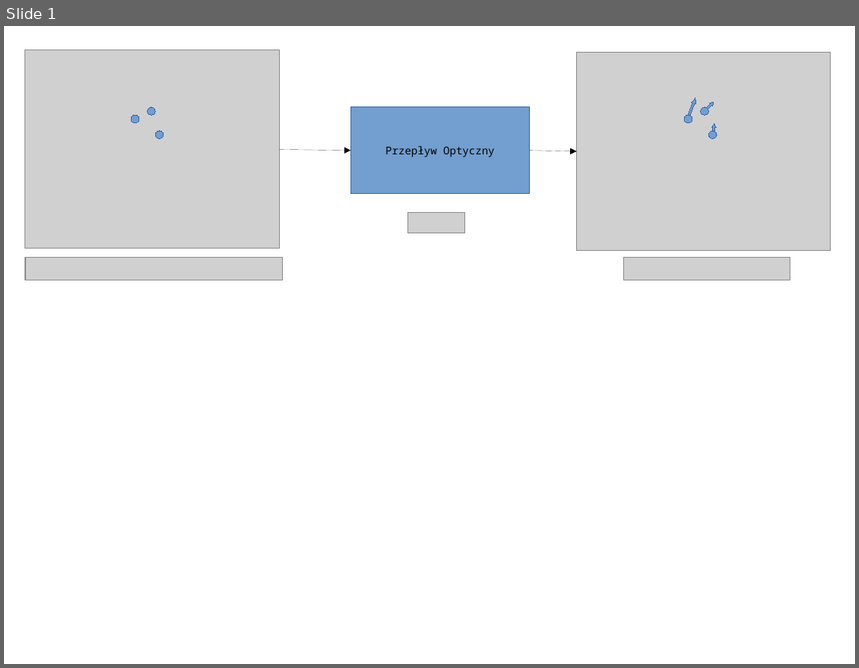
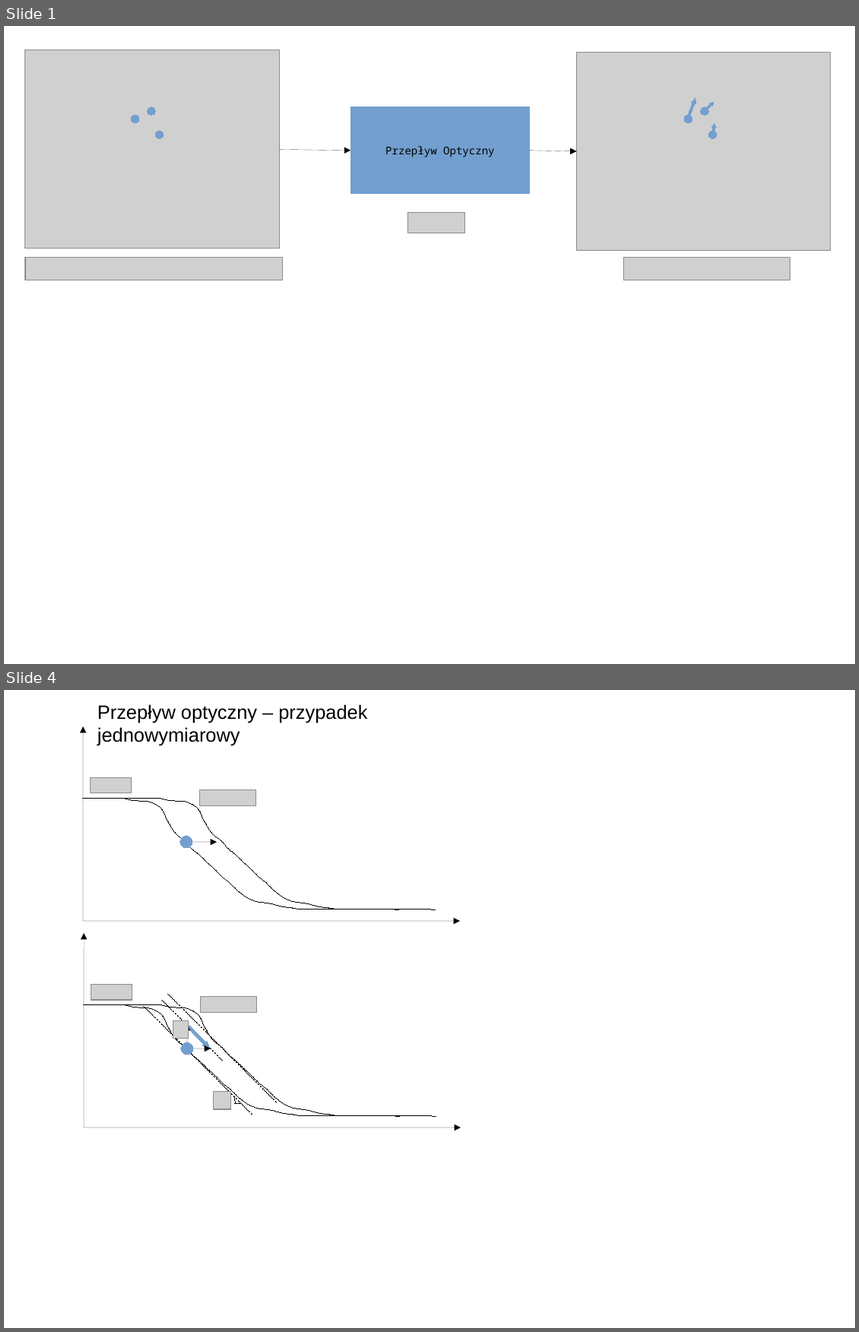
Before and after one commit to afronski/hand-feature-points-tracking, a slide deck: doc/original-pictures/Pictures.odp. Shown one above the other, each under a label of ours: slide 1 before the commit, slides 1 and 4 after it; the slides between them are not shown. The pictures are 859x668 and 859x1332 pixels, drawn with LibreOffice and Linux fonts; fonts in the diff are those of the drawing; grey boxes stand for pictures; background and template pictures are left out. Boxes give left, top, right and bottom in pixels: in the first picture for what was removed or moved away, otherwise in the second. Text is boxed around its words. In the diff, an @@ line names an element or a change of style, - is before the commit and + after.

```diff
--- a/doc/original-pictures/Pictures.odp
+++ b/doc/original-pictures/Pictures.odp
@@ slide 4 added at [4, 690, 855, 1328], background #FFFFFF @@
@@ text added at [97, 704, 367, 746], 18 pt, text #000000 @@
+Przepływ optyczny – przypadek jednowymiarowy
@@ arrow added from (83, 921) to (83, 726), #000000 0 pt @@
@@ picture added at [90, 778, 132, 793] @@
@@ freeform shape added at [83, 798, 398, 910], outline #000000 0 pt @@
@@ freeform shape added at [120, 798, 436, 910], outline #000000 0 pt @@
@@ picture added at [199, 790, 256, 805] @@
@@ ellipse added at [180, 836, 192, 848], fill #729FCF, outline #729FCF 0 pt @@
@@ arrow added from (186, 842) to (218, 842), #000000 0 pt @@
@@ arrow added from (83, 921) to (461, 921), #000000 0 pt @@
@@ arrow added from (84, 1128) to (84, 933), #000000 0 pt @@
@@ picture added at [91, 984, 133, 1000] @@
@@ freeform shape added at [84, 1005, 399, 1117], outline #000000 0 pt @@
@@ freeform shape added at [120, 1005, 436, 1117], outline #000000 0 pt @@
@@ line added from (144, 1006) to (253, 1116), #000000 0 pt @@
@@ line added from (162, 1001) to (223, 1061), #000000 0 pt @@
@@ line added from (168, 994) to (278, 1103), #000000 0 pt @@
@@ picture added at [200, 996, 256, 1012] @@
@@ picture added at [173, 1021, 189, 1039] @@
@@ right arrow added at [186, 1024, 213, 1051], fill #729FCF, outline #729FCF 0 pt @@
@@ arrow added from (187, 1049) to (187, 1024), #000000 0 pt @@
@@ ellipse added at [181, 1043, 193, 1056], fill #729FCF, outline #729FCF 0 pt @@
@@ arrow added from (187, 1049) to (211, 1049), #000000 0 pt @@
@@ picture added at [214, 1093, 231, 1110] @@
@@ line added from (235, 1098) to (235, 1103), #000000 0 pt @@
@@ line added from (235, 1103) to (241, 1103), #000000 0 pt @@
@@ arrow added from (84, 1128) to (462, 1128), #000000 0 pt @@
@@ slide 1 changed as well @@
@@ outline #3465AF 0 pt to #729FCF 0 pt in 10 elements at [351, 107, 530, 194], [155, 131, 164, 138], [132, 115, 140, 123], [148, 107, 156, 115], [703, 101, 715, 113], [701, 107, 709, 115], [711, 123, 718, 138], [709, 131, 718, 138], [686, 97, 698, 120], [684, 115, 693, 123] @@
```
Also in this commit, not shown: 3 other slides added, 5 other files.
